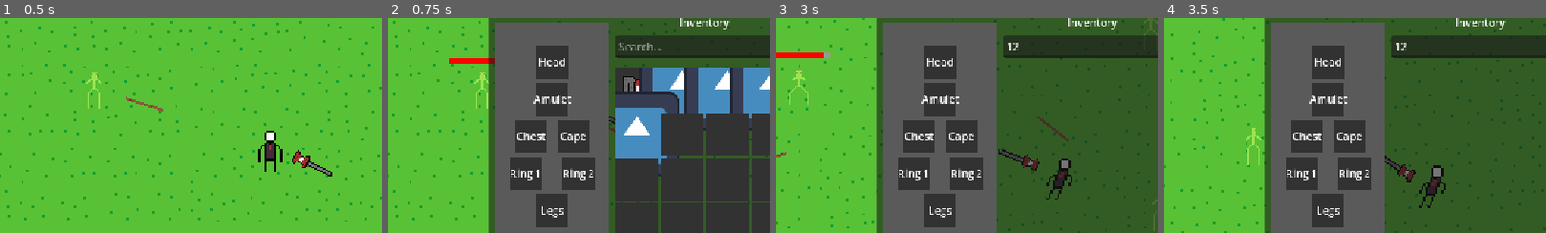
Above: before the commit, frames 1-4 (left to right).
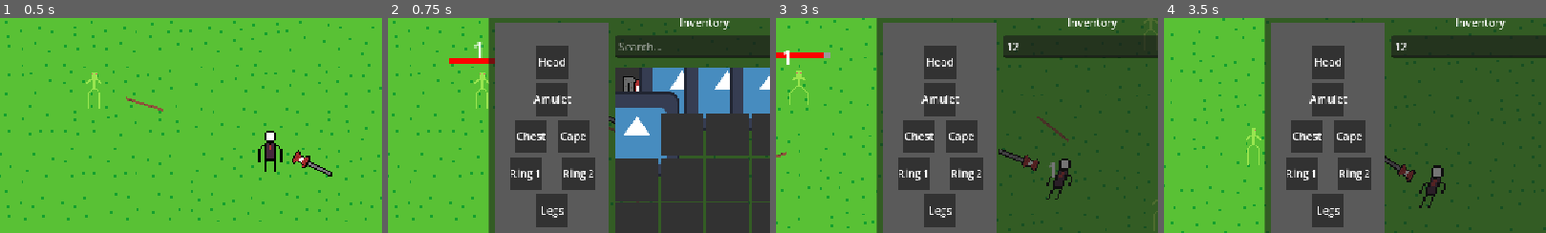
Above: after the commit, the same moments.

Repository: LavaWander/Slesh
Game: Godot game, scene res://world.tscn
Two runs of this game, one before a commit and one after it. Both use one fixed random seed, a clock stepped at 60 frames per second and the inputs below.
Inputs (mouse positions are % of the whole screen's width and height, from its top left):
- Up to frame 1 (0.5 s): no input
- Up to frame 2 (0.75 s): click (5, 8) at 0.5 s
- Up to frame 3 (3 s): click (57, 27) at 1.27 s; type "12" at 1.35 s; tap Enter at 2 s; move the mouse to (33, 48) at 2.02 s; hold D (move_right) 2.03-2.78 s; hold Right mouse button (attack_slash) 2.03-2.78 s; click (33, 48) at 2.17 s; move the mouse to (39, 48) at 2.77 s; hold S (move_down) from 2.78 s (still down); click (39, 48) at 2.85 s
- Up to frame 4 (3.5 s): keep holding S (move_down)
The pictures show only the part of the screen within x 15-65%, y 21-71%; the shares and areas given below are measured in that part.

Frame 1 is identical in both runs. In frame 2, 0.1% of the frame differs, in the area x 22-25%, y 11-19%; in frame 3, 0.1%, in the area x 2-73%, y 15-75%; in frame 4, nothing differs.

Commit message:
Add damage numbers for both enemies and player

Diff:
--- a/Game/enemies/grasshopper/enemy.gd
+++ b/Game/enemies/grasshopper/enemy.gd
@@ -12,6 +12,7 @@
 @export var display_name: String = "Grasshopper"
 @onready var health: HealthComponent = $HealthComponent
 const ENEMY_HEALTH_BAR_SCENE := preload("res://ui/world/enemy_health_bar.tscn")
+const DAMAGE_NUMBER_SPAWNER_SCENE := preload("res://ui/world/damage_number_spawner.tscn")
 @export var move_speed: float = 80.0
 @export var aggro_range: float = 260.0
 @export var preferred_distance: float = 140.0
@@ -41,7 +42,7 @@
 	attacks = Attacks.new(self)
 	health.died.connect(_on_died)
 
-	_spawn_health_bar()
+	_spawn_world_ui()
 	_play_idle()
 
 func _physics_process(_delta: float) -> void:
@@ -105,9 +106,12 @@
 				state = State.WANDER
 
 
-func _spawn_health_bar() -> void:
+func _spawn_world_ui() -> void:
 	var health_bar := ENEMY_HEALTH_BAR_SCENE.instantiate()
 	add_child(health_bar)
+
+	var damage_number_spawner := DAMAGE_NUMBER_SPAWNER_SCENE.instantiate()
+	add_child(damage_number_spawner)
 
 
 func _start_stick_attack() -> void:
--- a/Game/player/player.gd
+++ b/Game/player/player.gd
@@ -2,6 +2,9 @@
 
 @export var base_speed := 200
 var speed = base_speed
+
+const DAMAGE_NUMBER_SPAWNER_SCENE := preload("res://ui/world/damage_number_spawner.tscn")
+const DAMAGE_NUMBER_SCENE := preload("res://ui/world/damage_number.tscn")
 
 var faction = "player"
 signal last_enemy_hit(target: Node, health: HealthComponent)
@@ -53,10 +56,20 @@
 		if item != null:
 			inventory.add_item(item, 1)
 
+	_spawn_world_ui()
 	add_to_group("player")
+
 
 func register_hit_target(target: Node, health: HealthComponent, instigator: Node) -> void:
 	if instigator != self:
 		return
 
 	last_enemy_hit.emit(target, health)
+
+
+func _spawn_world_ui() -> void:
+	var damage_number_spawner := DAMAGE_NUMBER_SPAWNER_SCENE.instantiate() as DamageNumberSpawner
+	damage_number_spawner.health_path = ^"../HealthComponent"
+	damage_number_spawner.collision_shape_path = ^"../Hitbox"
+	damage_number_spawner.damage_number_scene = DAMAGE_NUMBER_SCENE
+	add_child(damage_number_spawner)
--- /dev/null
+++ b/Game/ui/world/damage_number.gd
@@ -0,0 +1,26 @@
+extends Label
+class_name DamageNumber
+
+var lifetime: float = 0.35
+var elapsed: float = 0.0
+var velocity: Vector2 = Vector2.ZERO
+var deceleration: float = 0.0
+
+func setup(amount: int, new_lifetime: float, rise_distance: float) -> void:
+	text = str(amount)
+	reset_size()
+
+	lifetime = maxf(new_lifetime, 0.001)
+	elapsed = 0.0
+
+	var initial_up_speed := (2.0 * rise_distance) / lifetime
+	velocity = Vector2(0.0, -initial_up_speed)
+	deceleration = initial_up_speed / lifetime
+
+func _process(delta: float) -> void:
+	elapsed += delta
+	position += velocity * delta
+	velocity.y = minf(velocity.y + deceleration * delta, 0.0)
+
+	if elapsed >= lifetime:
+		queue_free()
--- /dev/null
+++ b/Game/ui/world/damage_number.tscn
@@ -0,0 +1,8 @@
+[gd_scene format=3 uid="uid://bwqkw1u42mvjq"]
+
+[ext_resource type="Script" uid="uid://hpy1n18gvh8n" path="res://ui/world/damage_number.gd" id="1_agx82"]
+
+[node name="DamageNumber" type="Label" unique_id=651236694]
+text = "0"
+horizontal_alignment = 1
+script = ExtResource("1_agx82")
--- /dev/null
+++ b/Game/ui/world/damage_number_spawner.gd
@@ -0,0 +1,69 @@
+extends Node
+class_name DamageNumberSpawner
+
+@export var health_path: NodePath = ^"../HealthComponent"
+@export var collision_shape_path: NodePath = ^"../CollisionShape2D"
+@export var damage_number_scene: PackedScene
+@export var lifetime: float = 0.35
+@export var rise_distance: float = 24.0
+@export var spawn_jitter: Vector2 = Vector2(10.0, 6.0)
+
+var health: HealthComponent
+var collision_shape: CollisionShape2D
+var host: Node2D
+
+func _ready() -> void:
+	host = get_parent() as Node2D
+	health = get_node_or_null(health_path) as HealthComponent
+	collision_shape = get_node_or_null(collision_shape_path) as CollisionShape2D
+
+	if host == null or health == null or collision_shape == null or damage_number_scene == null:
+		push_warning("DamageNumberSpawner is missing setup.")
+		return
+
+	if not health.damaged.is_connected(_on_damaged):
+		health.damaged.connect(_on_damaged)
+
+func _on_damaged(amount: int, _current: int, _source: Node) -> void:
+	var damage_number := damage_number_scene.instantiate() as DamageNumber
+	host.add_child(damage_number)
+
+	# make it display above health bar
+	damage_number.top_level = true
+	damage_number.z_as_relative = false
+
+	var health_bar := host.get_node_or_null("EnemyHealthBar") as CanvasItem
+	if health_bar != null:
+		damage_number.z_index = health_bar.z_index + 1
+	else:
+		damage_number.z_index = 2
+
+	#host.add_child(damage_number)
+	damage_number.top_level = true
+	damage_number.setup(amount, lifetime, rise_distance)
+
+	var local_spawn := _get_upper_half_center_local() + Vector2(
+		randf_range(-spawn_jitter.x, spawn_jitter.x),
+		randf_range(-spawn_jitter.y, spawn_jitter.y)
+	)
+
+	damage_number.global_position = host.to_global(local_spawn) - (damage_number.size * 0.5)
+
+func _get_upper_half_center_local() -> Vector2:
+	return Vector2(
+		collision_shape.position.x,
+		collision_shape.position.y - (_get_half_height() * 0.5)
+	)
+
+func _get_half_height() -> float:
+	if collision_shape.shape is RectangleShape2D:
+		return (collision_shape.shape as RectangleShape2D).size.y * 0.5
+
+	if collision_shape.shape is CapsuleShape2D:
+		var capsule := collision_shape.shape as CapsuleShape2D
+		return (capsule.height * 0.5) + capsule.radius
+
+	if collision_shape.shape is CircleShape2D:
+		return (collision_shape.shape as CircleShape2D).radius
+
+	return 16.0
--- /dev/null
+++ b/Game/ui/world/damage_number_spawner.tscn
@@ -0,0 +1,8 @@
+[gd_scene format=3 uid="uid://6gbmtmqpmmm"]
+
+[ext_resource type="Script" uid="uid://gj6yvhlr82tm" path="res://ui/world/damage_number_spawner.gd" id="1_v3wrf"]
+[ext_resource type="PackedScene" uid="uid://bwqkw1u42mvjq" path="res://ui/world/damage_number.tscn" id="2_nbysc"]
+
+[node name="DamageNumberSpawner" type="Node" unique_id=506255101]
+script = ExtResource("1_v3wrf")
+damage_number_scene = ExtResource("2_nbysc")
Not shown, added: Game/ui/world/damage_number.gd.uid
Not shown, added: Game/ui/world/damage_number_spawner.gd.uid
Not shown, changed: Notes.txt
